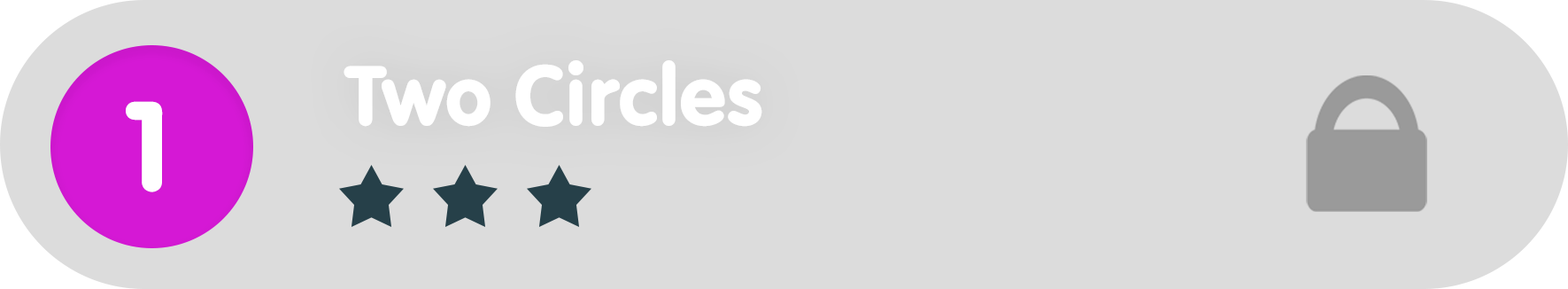
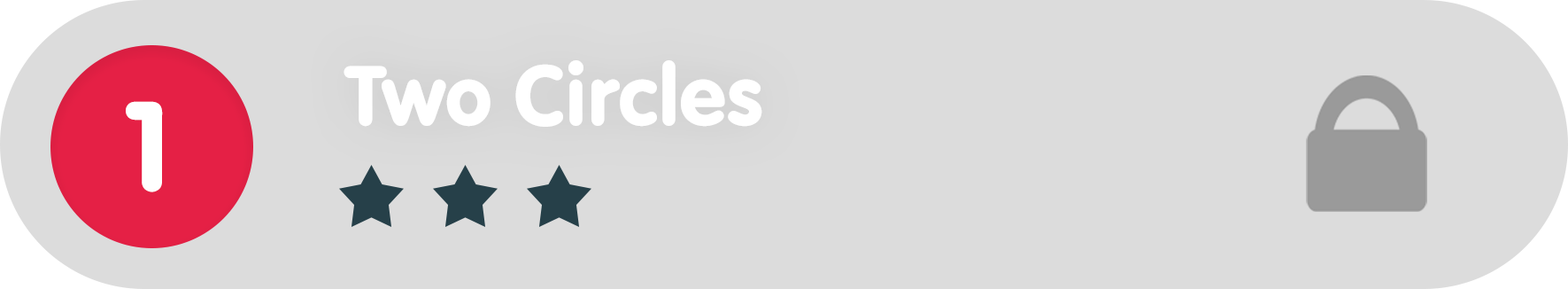
Revision of a layered (1568, 289) image; what changed, layer by layer:
painted on "Ellipse_green" over [50, 45, 254, 248]
